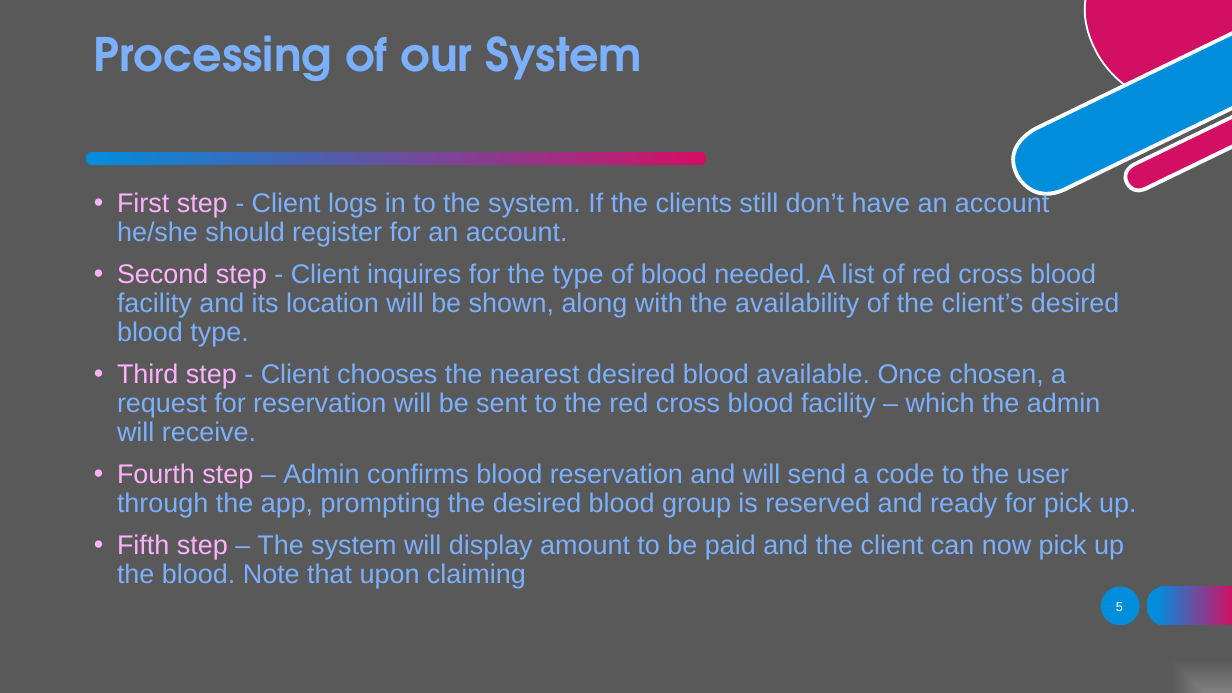
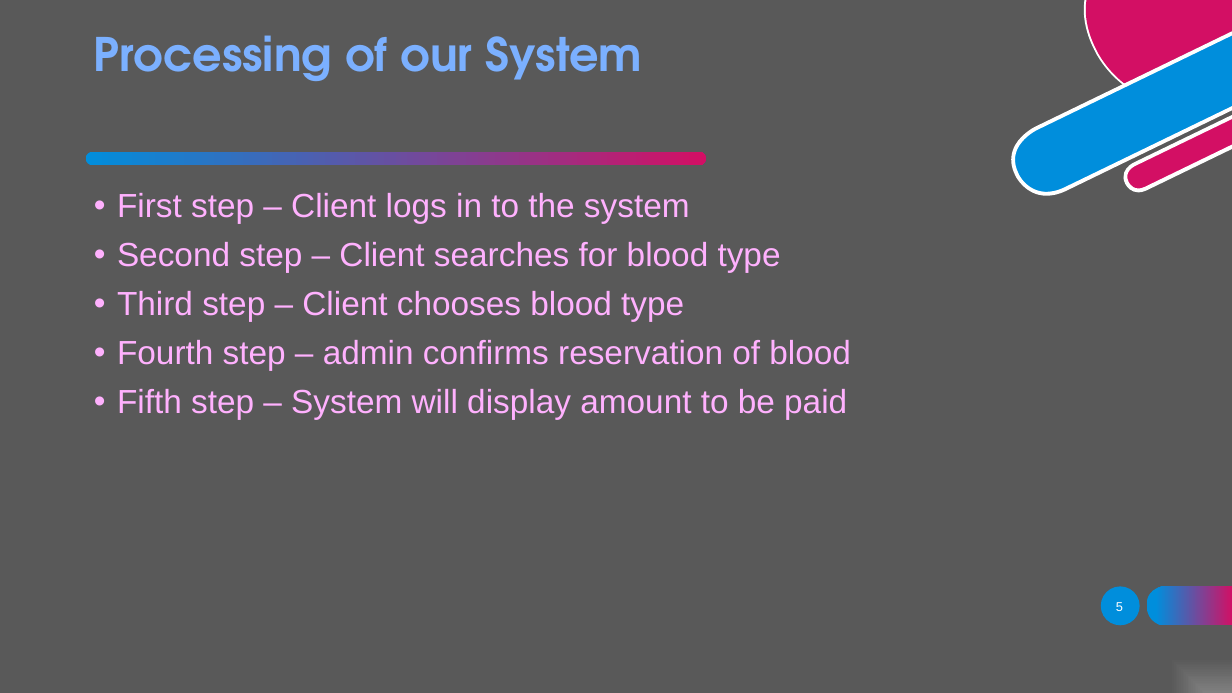
Before and after one commit to seans888/Blood-Findr, a slide deck: slide 5 of Documentation/CSPROJ Docs/CSPROJ_MIDTERM_DEF.pptx. Drawn at 1232x693 pixels with LibreOffice and Linux fonts; fonts in the diff are those of the drawing. Boxes give left, top, right and bottom in pixels: in the first picture for what was removed or moved away, otherwise in the second. Text is boxed around its words. In the diff, an @@ line names an element or a change of style, - is before the commit and + after.

```diff
--- a/Documentation/CSPROJ Docs/CSPROJ_MIDTERM_DEF.pptx
+++ b/Documentation/CSPROJ Docs/CSPROJ_MIDTERM_DEF.pptx
@@ text at [117,193,851,419]: text changed; size 21 to 26 pt; text colour #7BB0FF to #FFB1FE @@
-• First step - Client logs in to the system. If the clients still don’t have an account he/she should register for an account.
-• Second step - Client inquires for the type of blood needed. A list of red cross blood facility and its location will be shown, along with the availability of the client’s desired blood type.
-• Third step - Client chooses the nearest desired blood available. Once chosen, a request for reservation will be sent to the red cross blood facility – which the admin will receive.
-• Fourth step – Admin confirms blood reservation and will send a code to the user through the app, prompting the desired blood group is reserved and ready for pick up.
-• Fifth step – The system will display amount to be paid and the client can now pick up the blood. Note that upon claiming
+• First step – Client logs in to the system
+• Second step – Client searches for blood type
+• Third step – Client chooses blood type
+• Fourth step – admin confirms reservation of blood
+• Fifth step – System will display amount to be paid
```
Also in this commit, not shown: 1 other slide changed.
